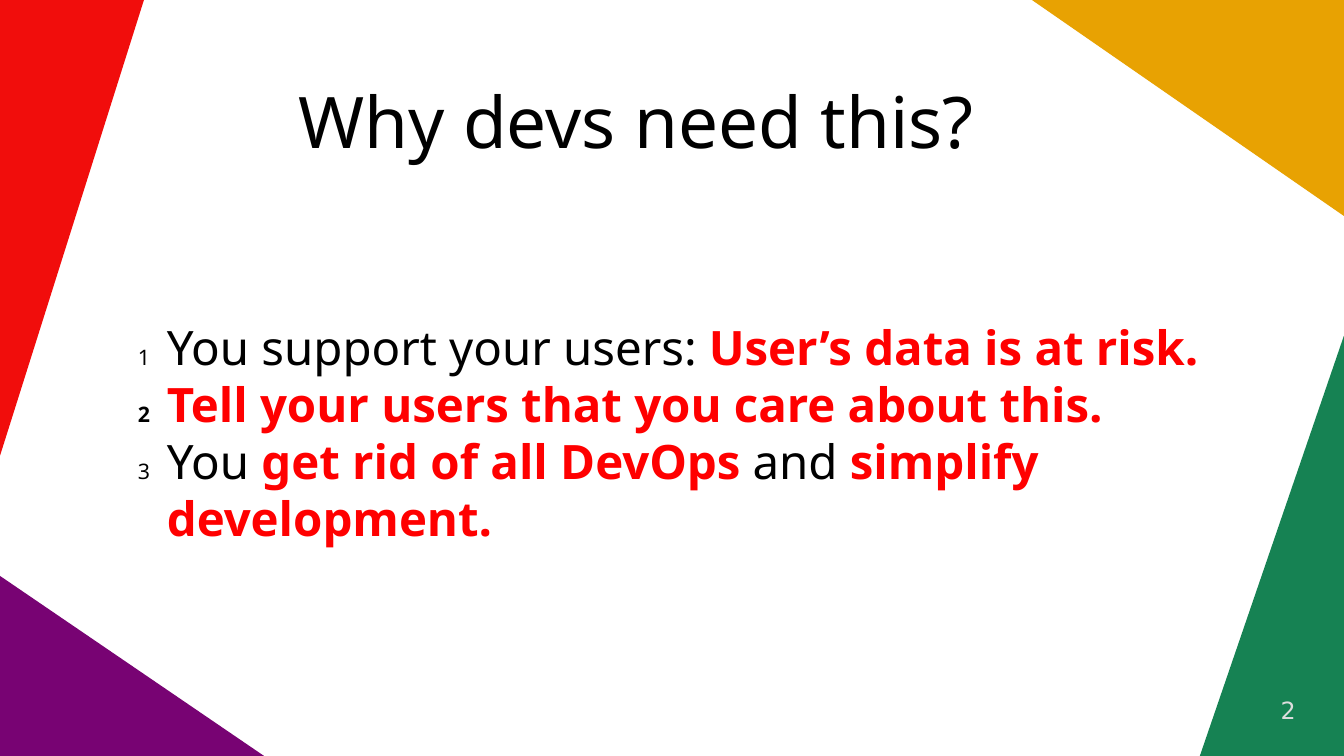
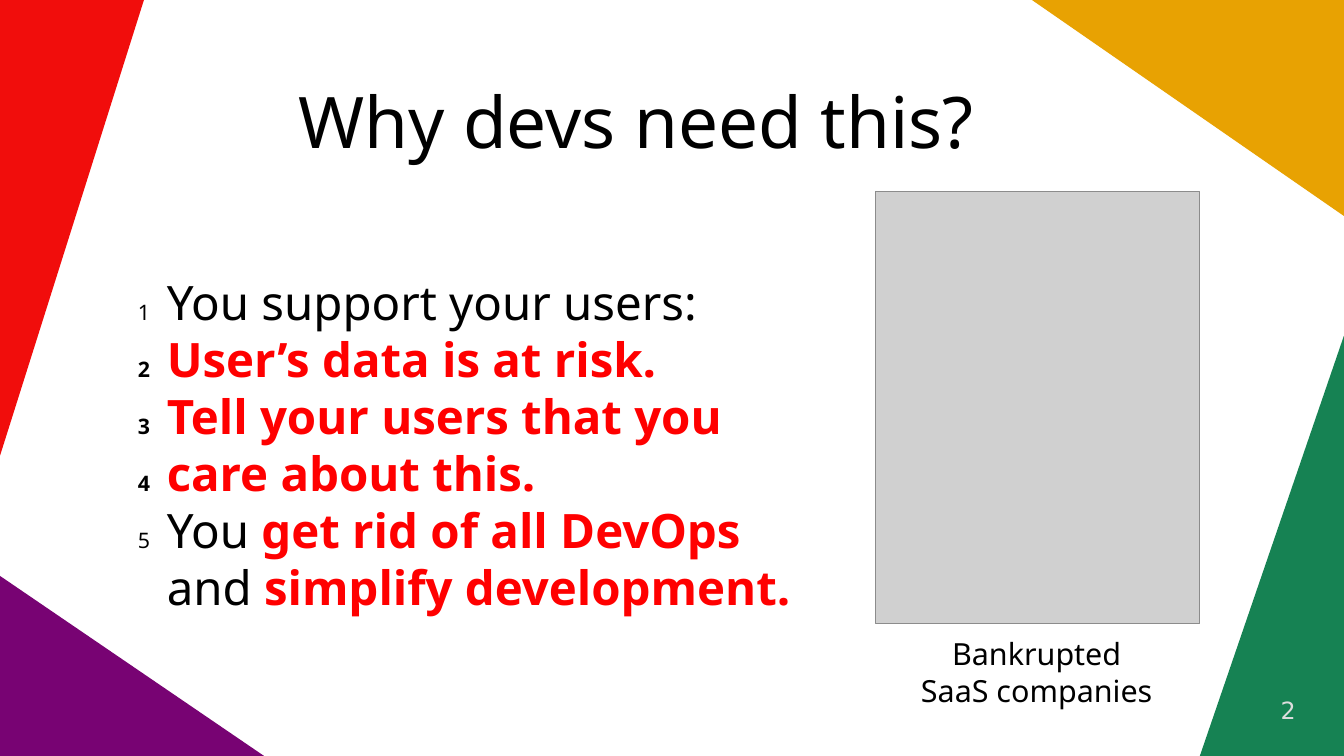
Before and after one commit to vporton/icp-package-manager, a slide deck: slide 2 of docs/dev-pitchdeck.odp. Drawn at 1344x756 pixels with LibreOffice and Linux fonts; fonts in the diff are those of the drawing; grey boxes stand for pictures. Boxes give left, top, right and bottom in pixels: in the first picture for what was removed or moved away, otherwise in the second. Text is boxed around its words. In the diff, an @@ line names an element or a change of style, - is before the commit and + after.

```diff
--- a/docs/dev-pitchdeck.odp
+++ b/docs/dev-pitchdeck.odp
@@ picture added at (876,191,1200,624) @@
@@ text at (167,286,721,492): text changed @@
-1 You support your users: User’s data is at risk.
-2 Tell your users that you care about this.
+1 You support your users:
+2 User’s data is at risk.
+3 Tell your users that you
+4 care about this.
@@ text added at (921,642,1152,710), 18 pt, text #000000 @@
+Bankrupted
+SaaS companies
```
Also in this commit, not shown: 2 other files.
